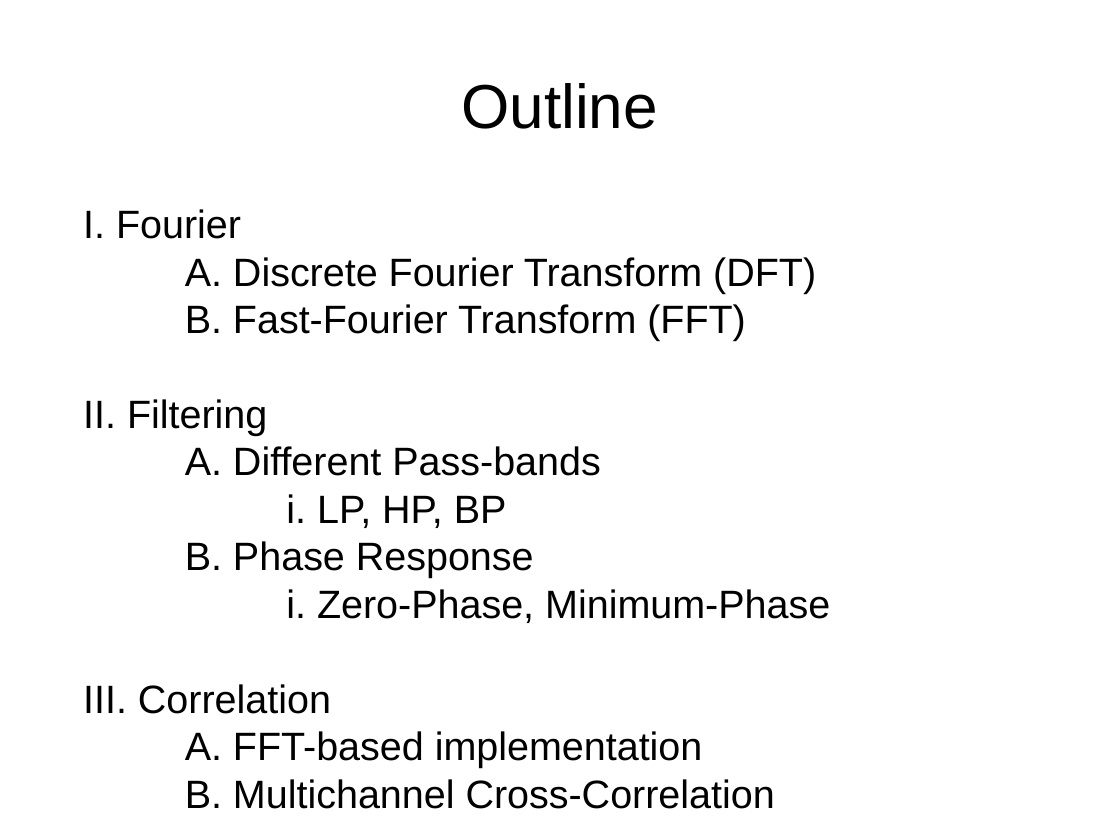
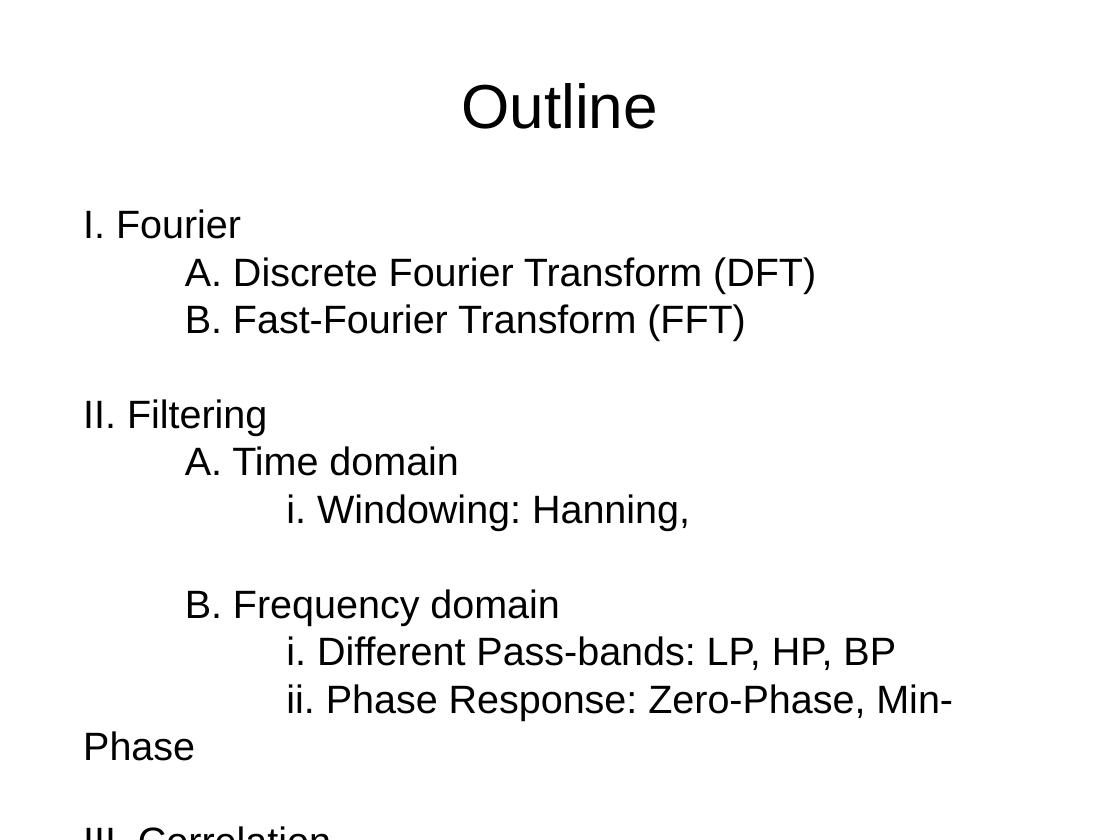
Before and after one commit to frederick-douglas-pearce/data-analysis-tools, a slide deck: slide 4 of Data_Analysis_Tools.odp. Drawn at 1120x840 pixels with LibreOffice and Linux fonts; fonts in the diff are those of the drawing. Boxes give left, top, right and bottom in pixels: in the first picture for what was removed or moved away, otherwise in the second. Text is boxed around its words. In the diff, an @@ line names an element or a change of style, - is before the commit and + after.

```diff
--- a/Data_Analysis_Tools.odp
+++ b/Data_Analysis_Tools.odp
@@ text at (x1=83, y1=446, x2=953, y2=761): text changed @@
-A. Different Pass-bands
-i. LP, HP, BP
-B. Phase Response
-i. Zero-Phase, Minimum-Phase
+A. Time domain
+i. Windowing: Hanning,
+B. Frequency domain
+i. Different Pass-bands: LP, HP, BP
+ii. Phase Response: Zero-Phase, Min-Phase
```
Also in this commit, not shown: 4 other slides changed, 1 slide added, 4 other files.
